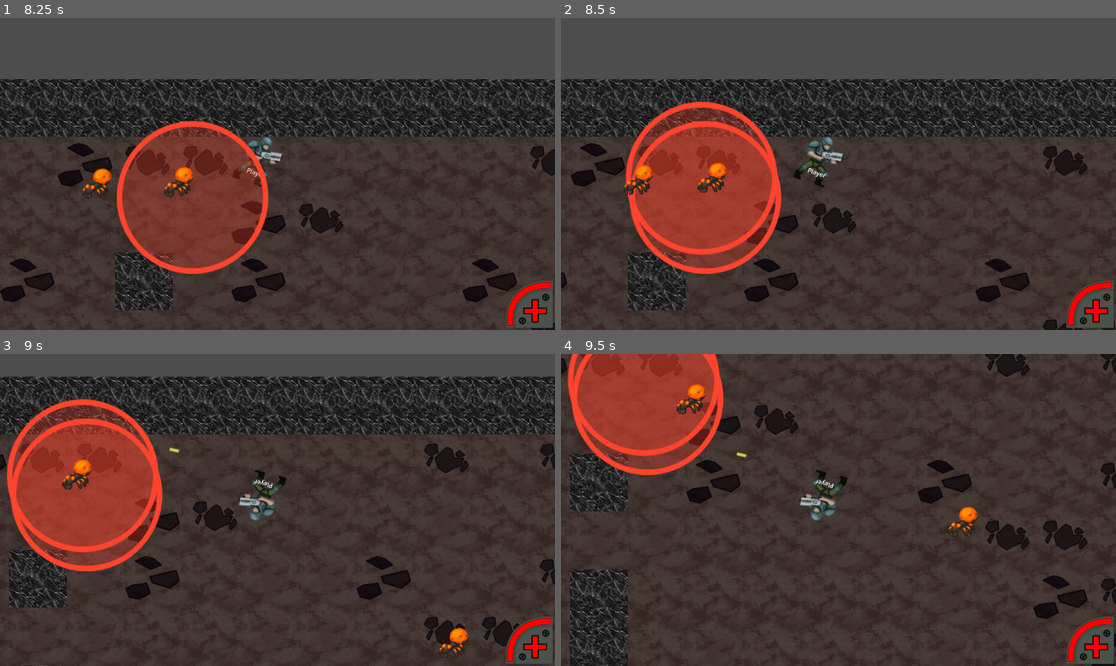
Above: before the commit, frames 1-4 (two rows, left to right).
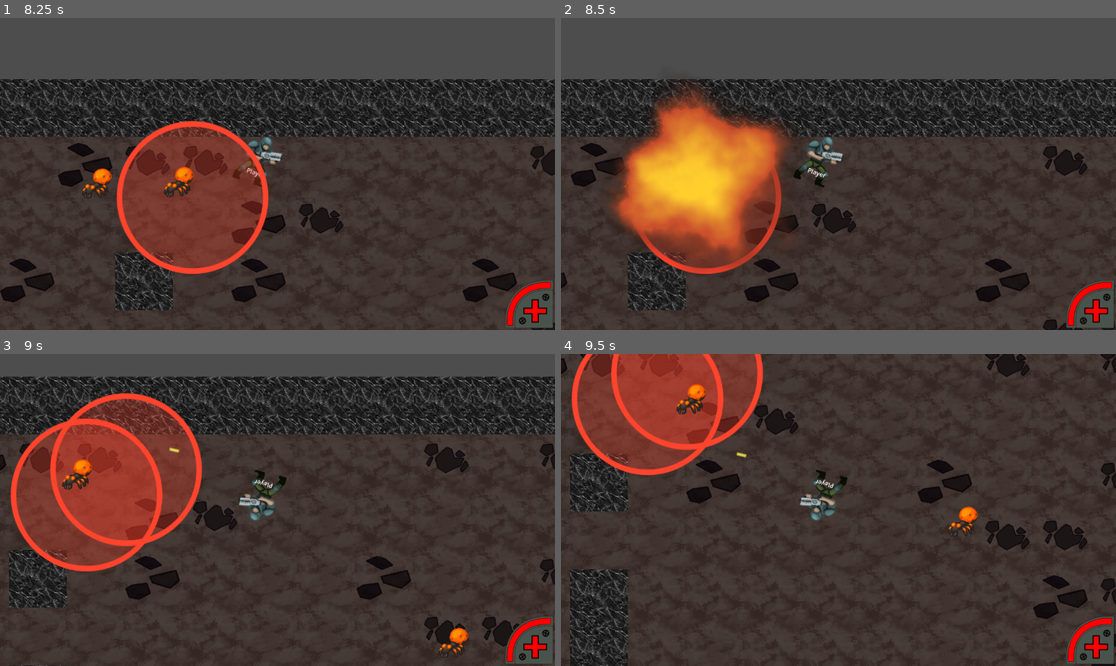
Above: after the commit, the same moments.

Repository: nuzcraft/gdfg-team-4
Game: Godot game, scene res://scenes/title.tscn
The game is run twice, just before and just after one commit, with the same random seed, the same clock (stepped at 60 frames per second) and the same inputs.
Inputs (mouse positions are in pixels of both pictures, inside the frame that each line leads up to):
- Up to frame 1 (8.25 s): click "Play" at 0.5 s; tap Enter at 1.25 s; move the mouse to (249, 236) at 1.27 s; hold Space (primaryAction) 1.28-2.03 s; hold W (up) 1.28-2.78 s; move the mouse to (444, 220) at 2.02 s; tap Space (primaryAction) at 2.1, 3.6, 4.25, 5.1, 6.6, 8.1 s; move the mouse to (111, 127) at 2.77 s; hold Space (primaryAction) 2.78-3.53 s; hold A (left) 2.78-4.28 s; move the mouse to (305, 174) at 3.52 s; move the mouse to (194, 96) at 4.27 s; hold S (down) 4.28-5.03 s; hold Space (primaryAction) 4.28-5.03 s; move the mouse to (399, 158) at 5.02 s; hold D (right) 5.03-5.78 s; move the mouse to (166, 189) at 5.77 s; hold W (up) 5.78-6.53 s; hold Space (primaryAction) 5.78-6.53 s; move the mouse to (333, 105) at 6.52 s; hold D (right) from 6.53 s (still down); move the mouse to (249, 236) at 7.27 s; hold Space (primaryAction) 7.28-8.03 s; move the mouse to (444, 220) at 8.02 s
- Up to frame 2 (8.5 s): keep holding D (right)
- Up to frame 3 (9 s): move the mouse to (111, 463) at 8.77 s; release D (right) at 8.78 s; hold S (down) from 8.78 s (still down); hold Space (primaryAction) from 8.78 s (still down)
- Up to frame 4 (9.5 s): keep holding S (down); keep holding Space (primaryAction)

Frame 1 is identical in both runs. In frame 2, 12% of the frame differs, in the area x 9-42%, y 20-82%; in frame 3, 8.2%; in frame 4, 5.2%.

Commit message:
added placeholder explosion

Diff:
--- a/scenes/enemies/lava_ant.gd
+++ b/scenes/enemies/lava_ant.gd
@@ -1,13 +1,17 @@
 extends CharacterBody2D
+class_name LavaAnt
+
+signal lava_aoe
+
+@onready var animated_sprite_2d: AnimatedSprite2D = $AnimatedSprite2D
 
 var speed: int = 300
 var vulnerable: bool = true
 var player_near: bool = false
-
 var health: int = 20
 
-
-signal lava_aoe
+func _ready() -> void:
+	animated_sprite_2d.play("default")
 
 func hit(damage):
 	if vulnerable:
@@ -38,9 +42,7 @@
 	player_near =  false
 
 func explode():
-	summon_lava_aoe()
-	await  get_tree().create_timer(0.4).timeout
-	queue_free()
+	animated_sprite_2d.play("explode")
 
 func _on_explode_timer_timeout():
 	if player_near:
@@ -52,3 +54,9 @@
 
 func _on_hit_timer_timeout():
 	vulnerable = true
+
+
+func _on_animated_sprite_2d_animation_finished() -> void:
+	if animated_sprite_2d.animation == "explode":
+		summon_lava_aoe()
+		queue_free()
--- a/scenes/enemies/lava_ant.tscn
+++ b/scenes/enemies/lava_ant.tscn
@@ -1,7 +1,39 @@
-[gd_scene load_steps=5 format=3 uid="uid://d1mr1jwoop6vc"]
+[gd_scene load_steps=10 format=3 uid="uid://d1mr1jwoop6vc"]
 
 [ext_resource type="Script" uid="uid://d13keqcgktvc4" path="res://scenes/enemies/lava_ant.gd" id="1_1ih35"]
 [ext_resource type="Texture2D" uid="uid://b81ffq8me01cd" path="res://assets/Lava_Ant.png" id="2_pu7h8"]
+[ext_resource type="Texture2D" uid="uid://d1fwd3fbx5r6m" path="res://PlaceholderAssets/Explosion/explosion00.png" id="3_jkuyd"]
+[ext_resource type="Texture2D" uid="uid://km2ift1ystl0" path="res://PlaceholderAssets/Explosion/explosion01.png" id="4_ey3sv"]
+[ext_resource type="Texture2D" uid="uid://d2qnxcrcwusfv" path="res://PlaceholderAssets/Explosion/explosion02.png" id="5_ba1pi"]
+[ext_resource type="Texture2D" uid="uid://c7v66xxgb11qx" path="res://PlaceholderAssets/Explosion/explosion03.png" id="6_ckxfm"]
+
+[sub_resource type="SpriteFrames" id="SpriteFrames_bm7qs"]
+animations = [{
+"frames": [{
+"duration": 1.0,
+"texture": ExtResource("2_pu7h8")
+}],
+"loop": true,
+"name": &"default",
+"speed": 5.0
+}, {
+"frames": [{
+"duration": 1.0,
+"texture": ExtResource("3_jkuyd")
+}, {
+"duration": 1.0,
+"texture": ExtResource("4_ey3sv")
+}, {
+"duration": 1.0,
+"texture": ExtResource("5_ba1pi")
+}, {
+"duration": 1.0,
+"texture": ExtResource("6_ckxfm")
+}],
+"loop": false,
+"name": &"explode",
+"speed": 10.0
+}]
 
 [sub_resource type="RectangleShape2D" id="RectangleShape2D_1ih35"]
 size = Vector2(104, 117)
@@ -9,13 +41,18 @@
 [sub_resource type="CircleShape2D" id="CircleShape2D_54yyh"]
 radius = 200.212
 
-[node name="ProtoLavaAnt" type="CharacterBody2D"]
+[node name="LavaAnt" type="CharacterBody2D"]
 collision_layer = 2
 collision_mask = 13
 script = ExtResource("1_1ih35")
 
 [node name="Sprite2D" type="Sprite2D" parent="."]
+visible = false
 texture = ExtResource("2_pu7h8")
+
+[node name="AnimatedSprite2D" type="AnimatedSprite2D" parent="."]
+sprite_frames = SubResource("SpriteFrames_bm7qs")
+animation = &"explode"
 
 [node name="CollisionShape2D" type="CollisionShape2D" parent="."]
 position = Vector2(0, 0.5)
@@ -31,6 +68,7 @@
 
 [node name="HitTimer" type="Timer" parent="."]
 
+[connection signal="animation_finished" from="AnimatedSprite2D" to="." method="_on_animated_sprite_2d_animation_finished"]
 [connection signal="body_entered" from="AttackArea2D" to="." method="_on_attack_area_2d_body_entered"]
 [connection signal="body_exited" from="AttackArea2D" to="." method="_on_attack_area_2d_body_exited"]
 [connection signal="timeout" from="ExplodeTimer" to="." method="_on_explode_timer_timeout"]
Binary file added: PlaceholderAssets/Explosion/explosion00.png
Not shown, added: PlaceholderAssets/Explosion/explosion00.png.import
Binary file added: PlaceholderAssets/Explosion/explosion01.png
Not shown, added: PlaceholderAssets/Explosion/explosion01.png.import
Binary file added: PlaceholderAssets/Explosion/explosion02.png
Not shown, added: PlaceholderAssets/Explosion/explosion02.png.import
Binary file added: PlaceholderAssets/Explosion/explosion03.png
Not shown, added: PlaceholderAssets/Explosion/explosion03.png.import
Binary file added: PlaceholderAssets/Explosion/explosion04.png
Not shown, added: PlaceholderAssets/Explosion/explosion04.png.import
Binary file added: PlaceholderAssets/Explosion/explosion05.png
Not shown, added: PlaceholderAssets/Explosion/explosion05.png.import
(and 7 more such lines)
